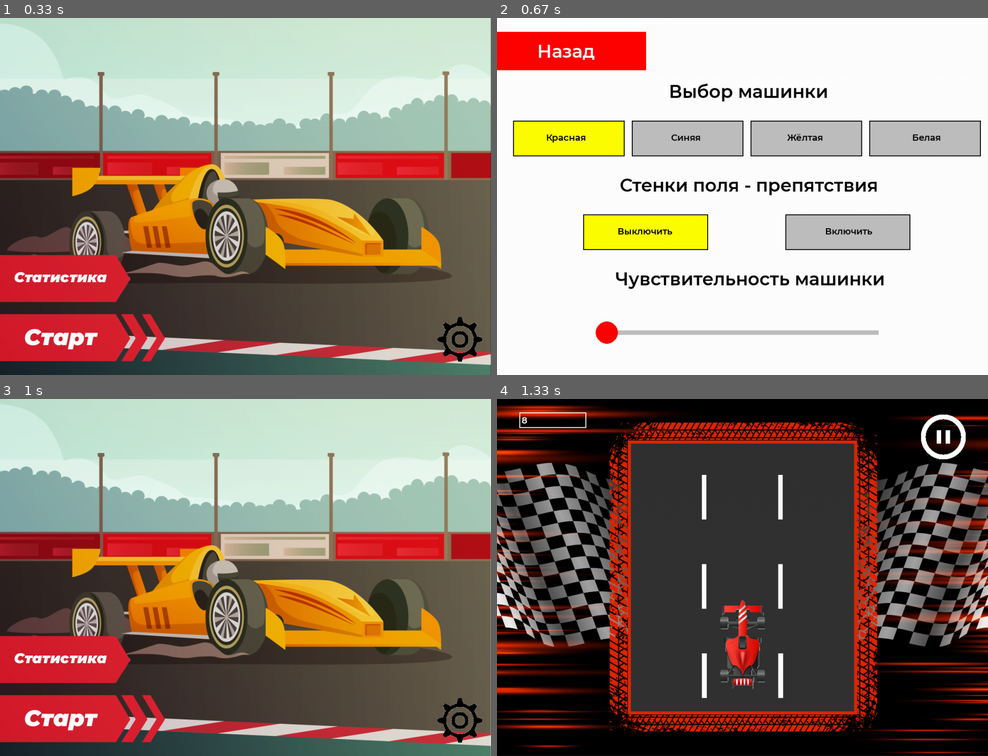
Above: before the commit, frames 1-4 (two rows, left to right).
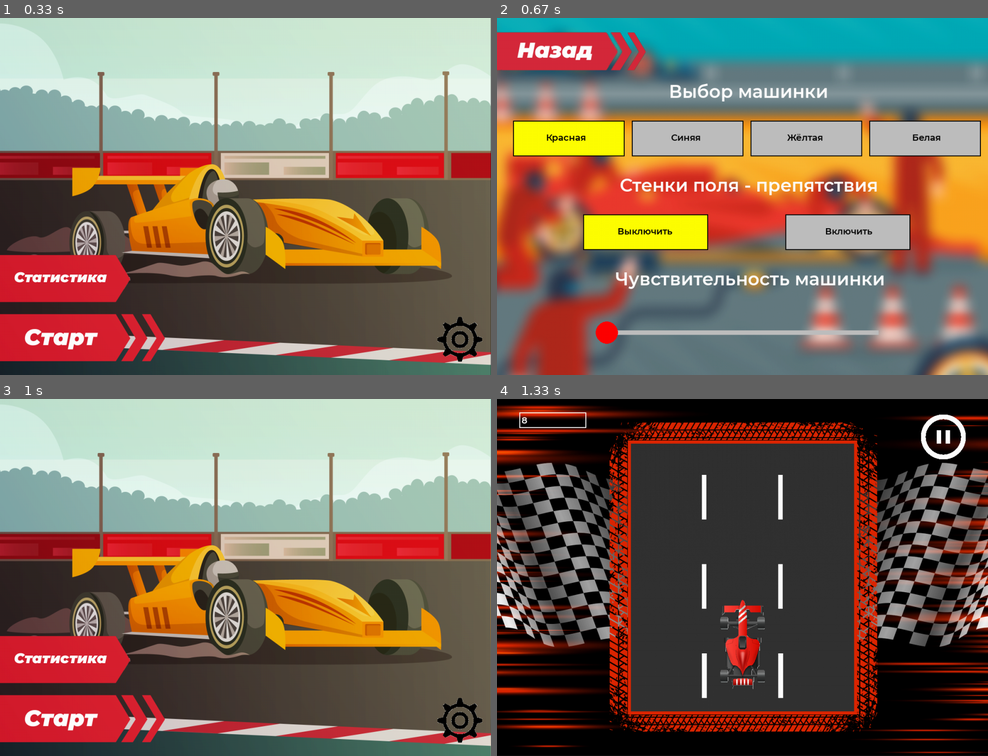
Above: after the commit, the same moments.

Repository: h4x4d/Pygame-car
Game: pygame game, started from main.py
Two runs of this game, one before a commit and one after it. Both use one fixed random seed, a clock stepped at 60 frames per second and the inputs below.
Inputs (mouse positions are in pixels of both pictures, inside the frame that each line leads up to):
- Up to frame 1 (0.33 s): no input
- Up to frame 2 (0.67 s): click (958, 339) at 0.38 s
- Up to frame 3 (1 s): click (73, 431) at 0.88 s
- Up to frame 4 (1.33 s): click (580, 716) at 1.22 s

Frame 1 is identical in both runs. In frame 2, 85% of the frame differs, in the area x 0-100%, y 0-100%; in frame 3, 0.1%; in frame 4, nothing differs.

Commit message:
settings-bg

Diff:
--- a/settings_window.py
+++ b/settings_window.py
@@ -1,6 +1,5 @@
 import pygame
 from loader import load_image
-from settings.constants import SIZE
 
 
 class Area1:
@@ -8,10 +7,10 @@
         self.font = pygame.font.Font('fonts/result-font.ttf', 40)
         self.font_small = pygame.font.Font('fonts/result-font.ttf', 20)
 
-        self.area = pygame.Surface([1080, 200])
-        self.area.fill(pygame.Color("white"))
+        image = pygame.Surface([1080, 200], pygame.SRCALPHA, 32)
+        self.area = image.convert_alpha()
 
-        self.area.blit(self.font.render('Выбор машинки', True, 'black'), (375, 10))
+        self.area.blit(self.font.render('Выбор машинки', True, 'white'), (375, 10))
         pygame.draw.rect(self.area, 'black', (26, 100, 250, 80), 2)
         pygame.draw.rect(self.area, 'black', (292, 100, 250, 80), 2)
         pygame.draw.rect(self.area, 'black', (558, 100, 250, 80), 2)
@@ -65,10 +64,10 @@
         self.font = pygame.font.Font('fonts/result-font.ttf', 40)
         self.font_small = pygame.font.Font('fonts/result-font.ttf', 20)
 
-        self.area = pygame.Surface([1080, 200])
-        self.area.fill(pygame.Color("white"))
+        image = pygame.Surface([1080, 200], pygame.SRCALPHA, 32)
+        self.area = image.convert_alpha()
 
-        self.area.blit(self.font.render('Стенки поля - препятствия', True, 'black'), (265, 10))
+        self.area.blit(self.font.render('Стенки поля - препятствия', True, 'white'), (265, 10))
         pygame.draw.rect(self.area, 'black', (183, 100, 280, 80), 2)
         pygame.draw.rect(self.area, 'black', (636, 100, 280, 80), 2)
 
@@ -103,12 +102,14 @@
 class Area3:
     def __init__(self):
         self.font = pygame.font.Font('fonts/result-font.ttf', 40)
-        self.area = pygame.Surface([1080, 200])
+        image = pygame.Surface([1080, 200], pygame.SRCALPHA, 32)
+        self.area = image.convert_alpha()
         self.cur_x = 245
+        self.im = load_image('settings_area3.png')
 
     def update(self, x):
-        self.area.fill(pygame.Color("white"))
-        self.area.blit(self.font.render('Чувствительность машинки', True, 'black'), (255, 10))
+        self.area.blit(self.im, (0, 0))
+        self.area.blit(self.font.render('Чувствительность машинки', True, 'white'), (255, 10))
         pygame.draw.rect(self.area, 'grey', (245, 150, 600, 10))
         self.cur_x = x
         pygame.draw.circle(self.area, 'red', (self.cur_x - 9, 155), 25)
@@ -124,12 +125,9 @@
     showing = True
     # picture = pygame.transform.scale(load_image('pause_screen.png'), SIZE)
 
-    image = pygame.Surface([*SIZE])
-    image.fill('white')
+    image = load_image('settings_screen.png')
 
-    pygame.draw.rect(image, 'red', (0, 31, 334, 86))
-    image.blit(font.render('Назад', True, 'white'), (90, 50))
-    start_button = pygame.Rect(0, 31, 334, 86)
+    start_button = pygame.Rect(0, 30, 335, 89)
 
     area1 = Area1()
     area2 = Area2()
Binary file added: images/result_screen-assets/result_screen.png
Binary file added: images/settings_area3.png
Binary file added: images/settings_screen.png
